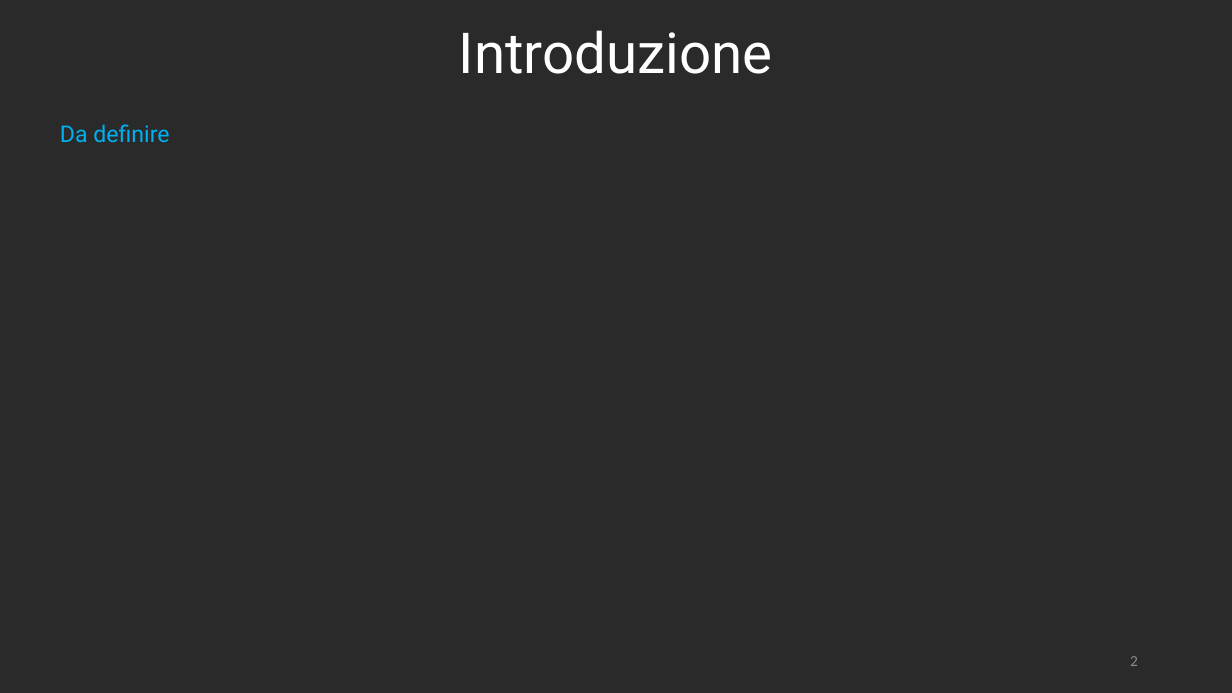
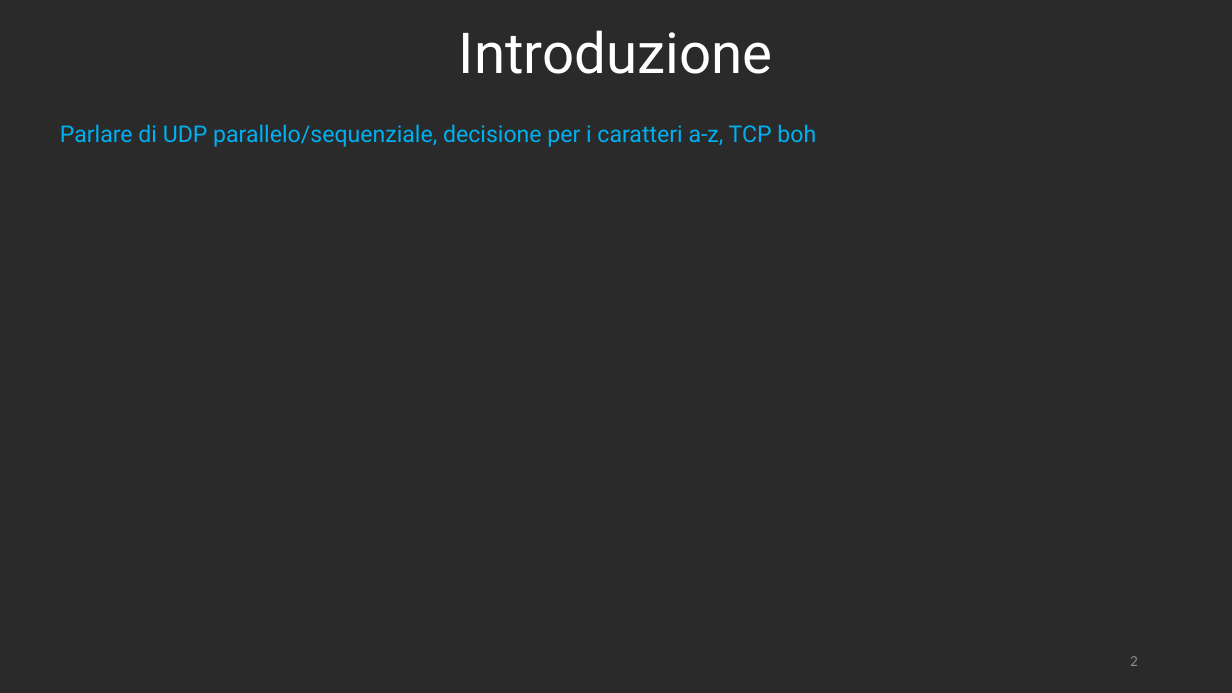
Before and after one commit to RetiCalc-Unibo/progetto3, a slide deck: slide 2 of Presentazione.pptx. Drawn at 1232x693 pixels with LibreOffice and Linux fonts; fonts in the diff are those of the drawing. Boxes give left, top, right and bottom in pixels: in the first picture for what was removed or moved away, otherwise in the second. Text is boxed around its words. In the diff, an @@ line names an element or a change of style, - is before the commit and + after.

```diff
--- a/Presentazione.pptx
+++ b/Presentazione.pptx
@@ text at [60,124,816,147]: text changed @@
-Da definire
+Parlare di UDP parallelo/sequenziale, decisione per i caratteri a-z, TCP boh
```
Also in this commit, not shown: 2 other slides changed, 2 slides added, 1 other file.
